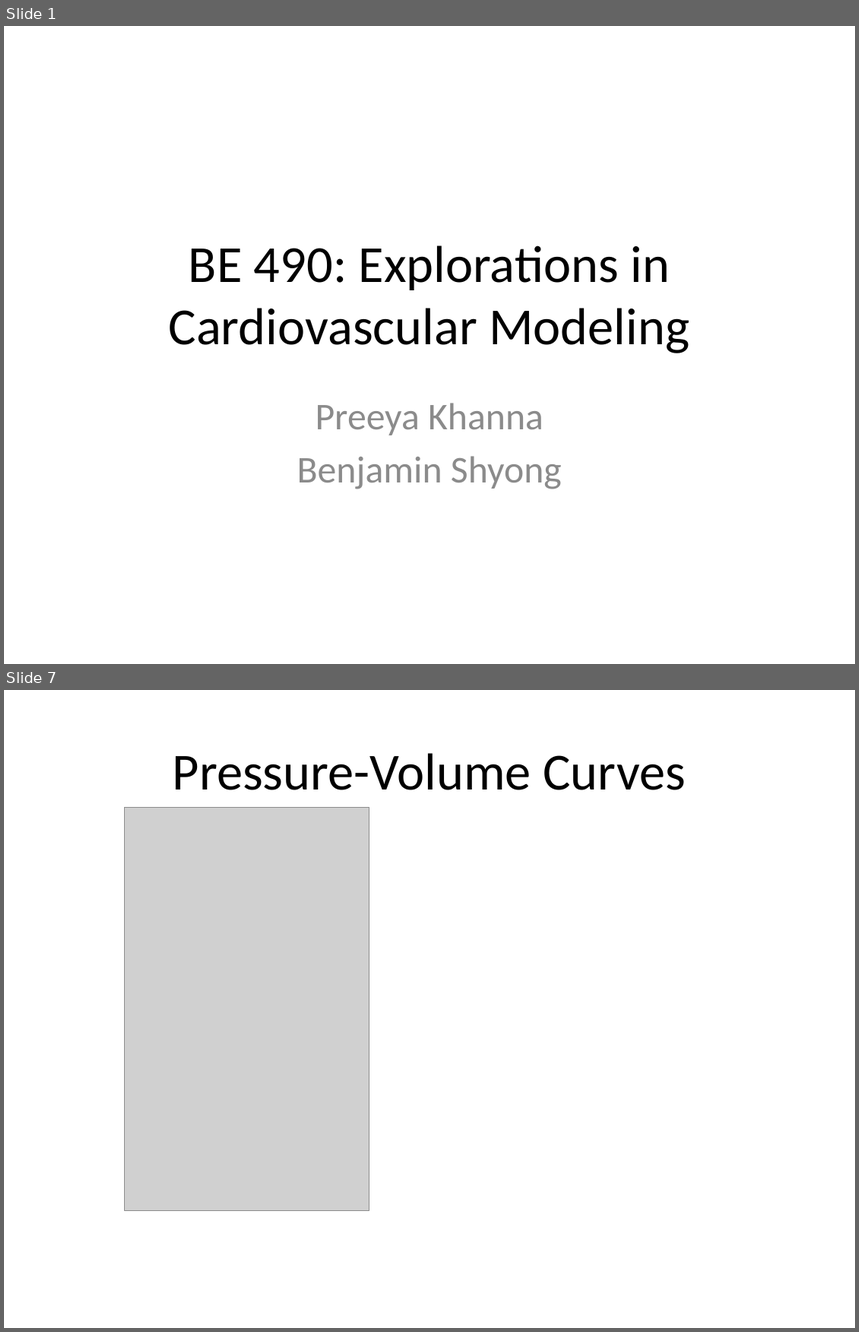
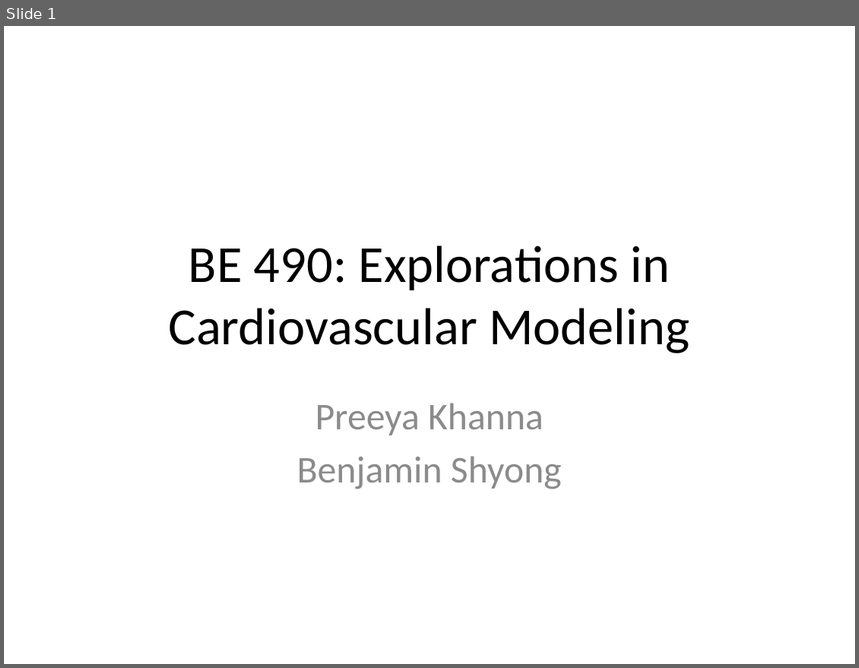
Before and after one commit to bshyong/MATLAB-Cardiovascular-Model-GUI, a slide deck: Final Presentation.pptx. Shown one above the other, each under a label of ours: slides 1 and 7 before the commit, slide 1 after it; the slides between them are not shown. The pictures are 859x1332 and 859x668 pixels, drawn with LibreOffice and Linux fonts; fonts in the diff are those of the drawing; grey boxes stand for pictures. Boxes give left, top, right and bottom in pixels: in the first picture for what was removed or moved away, otherwise in the second. Text is boxed around its words. In the diff, an @@ line names an element or a change of style, - is before the commit and + after.

```diff
--- a/Final Presentation.pptx
+++ b/Final Presentation.pptx
@@ slide 7 removed at [4, 690, 855, 1328], background #FFFFFF @@
@@ title removed at [173, 753, 686, 790] @@
-Pressure-Volume Curves
@@ picture removed at [125, 808, 370, 1211] @@
```
Also in this commit, not shown: 6 slides changed, 2 slides added, 1 other slide removed, 2 other files.
